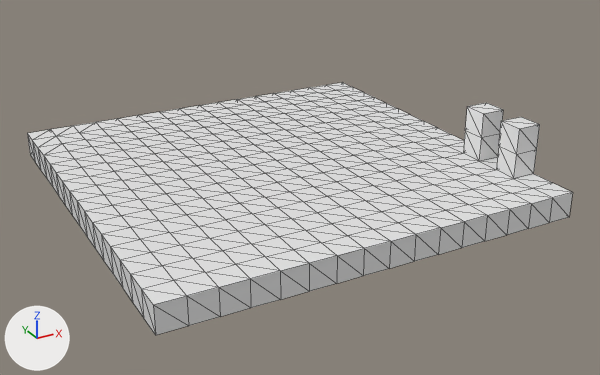
One commit to the OBJ model cube/resource/level02.obj: the scene before it, then after it.
Camera for both pictures: a 50 mm camera at (-14.0, -27.5, 12.3) aimed at (0.4, -1.3, -0.8). Every picture has the same lights, and +X, +Y and +Z are marked at lower left. Mesh edges are drawn as thin lines. Where no turn or scale is listed for an object, it has been applied to the vertices.

The first picture shows 'level02'.
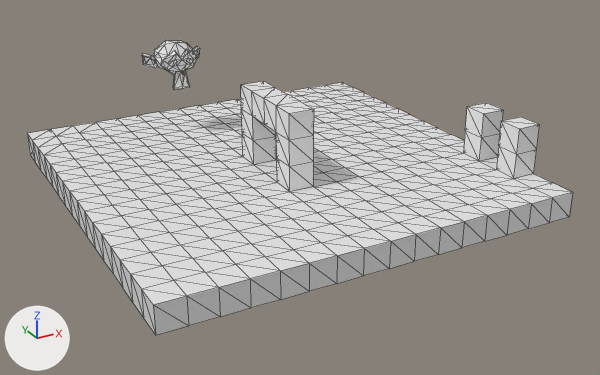
Location of each change, [x1, y1, x2, y2] in pixels of the pictures (600 x 375 px):
'level02', reshaped (17% taller): before [27, 82, 573, 335]; after [27, 40, 573, 335]
part 1 of me_level02, added: after [142, 40, 200, 89]
part 2 of me_level02, built on: before [243, 152, 313, 192]; after [241, 81, 314, 192]

The change, as a diff of the scene's bpy script:
```diff
--- a/cube/resource/level02.obj.py
+++ b/cube/resource/level02.obj.py
@@ me_level02 @@
 # used by ob_level02; location = (0.0, 0.0, 0.0)
-me_level02.from_pydata(...)  # 369 vertices, 672 faces; spans x -8.0..8.0, y -8.0..8.0, z -1.0..2.0
+me_level02.from_pydata(...)  # 484 vertices, 901 faces; spans x -8.0..8.0, y -8.0..8.0, z -1.0..3.9
+# me_level02 part 1: a new loose piece of 87 vertices spanning x -3.4..-0.8, y 4.4..6.1, z 2.0..3.9
+# me_level02 part 2
+# 4 faces are deleted
+# 4 vertices are added at (0.0, -1.0, 2.0), (0.0, -1.0, 3.0), (-1.0, -1.0, 3.0), (-1.0, -1.0, 2.0)
+# 8 new vertices lie (0.0, 0.0, 1.0) away from vertices in x -1.0..0.0, y -3.0..1.0, z 0.0
+# 8 new vertices lie (0.0, 0.0, 1.0) away from vertices in x -1.0..0.0, y -3.0..1.0, z 1.0
+# 8 new vertices lie (0.0, 0.0, 1.0) away from vertices in x -1.0..0.0, y -3.0..1.0, z 2.0
+# 64 new faces join them
```
